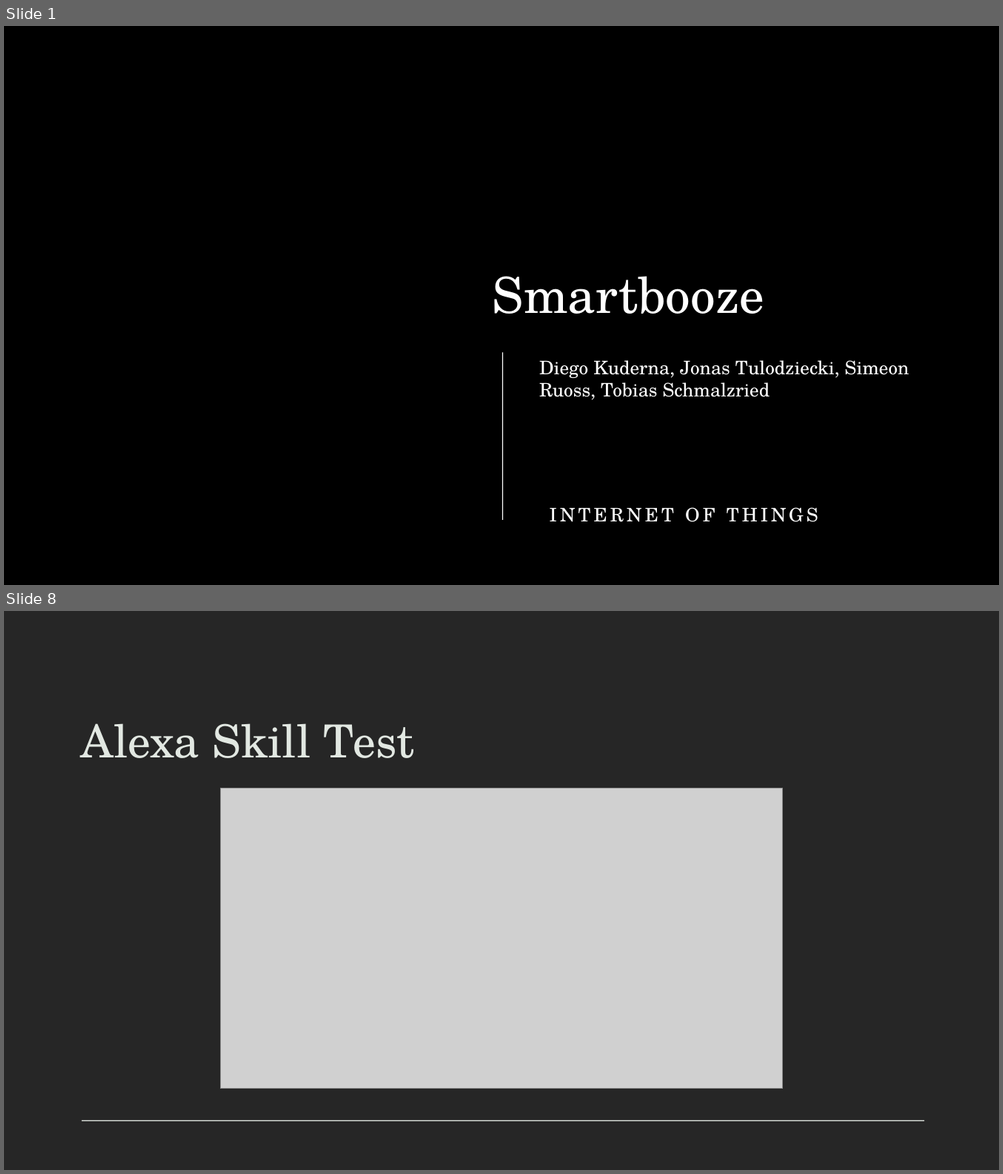
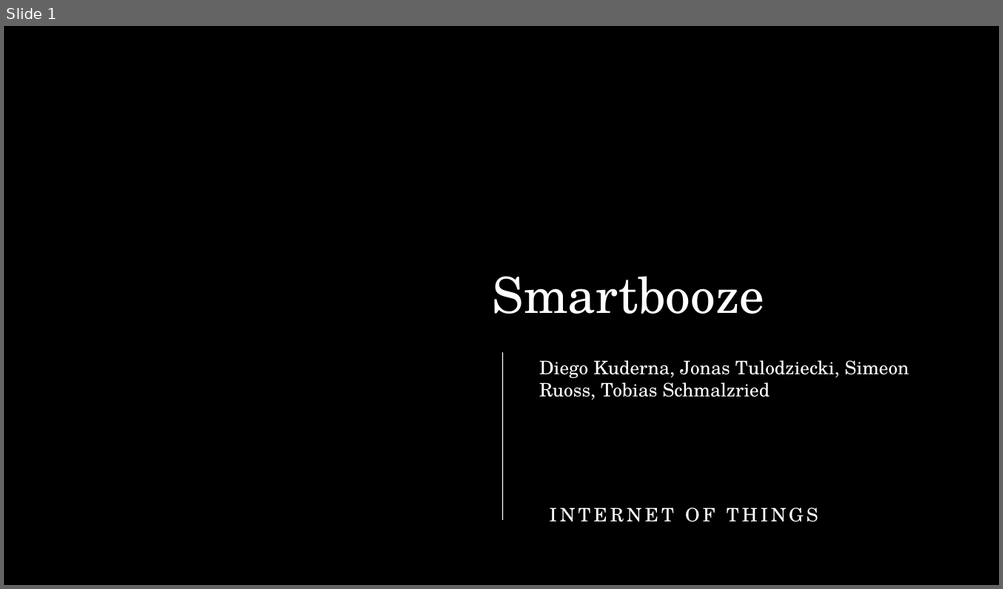
Before and after one commit to B4ldur-ts/smart-booze, a slide deck: Smartbooze_Pitch_Deck.pptx. Shown one above the other, each under a label of ours: slides 1 and 8 before the commit, slide 1 after it; the slides between them are not shown. The pictures are 1003x1174 and 1003x589 pixels, drawn with LibreOffice and Linux fonts; fonts in the diff are those of the drawing; grey boxes stand for pictures; background and template pictures are left out. Boxes give left, top, right and bottom in pixels: in the first picture for what was removed or moved away, otherwise in the second. Text is boxed around its words. In the diff, an @@ line names an element or a change of style, - is before the commit and + after.

```diff
--- a/Smartbooze_Pitch_Deck.pptx
+++ b/Smartbooze_Pitch_Deck.pptx
@@ slide 8 removed at (4, 611, 999, 1170), background #262626 @@
@@ title removed at (81, 723, 414, 758) @@
-Alexa Skill Test
@@ picture removed at (220, 789, 783, 1089) @@
@@ line removed from (82, 1122) to (924, 1122) @@
```
Also in this commit, not shown: 12 slides changed, 3 slides added.
